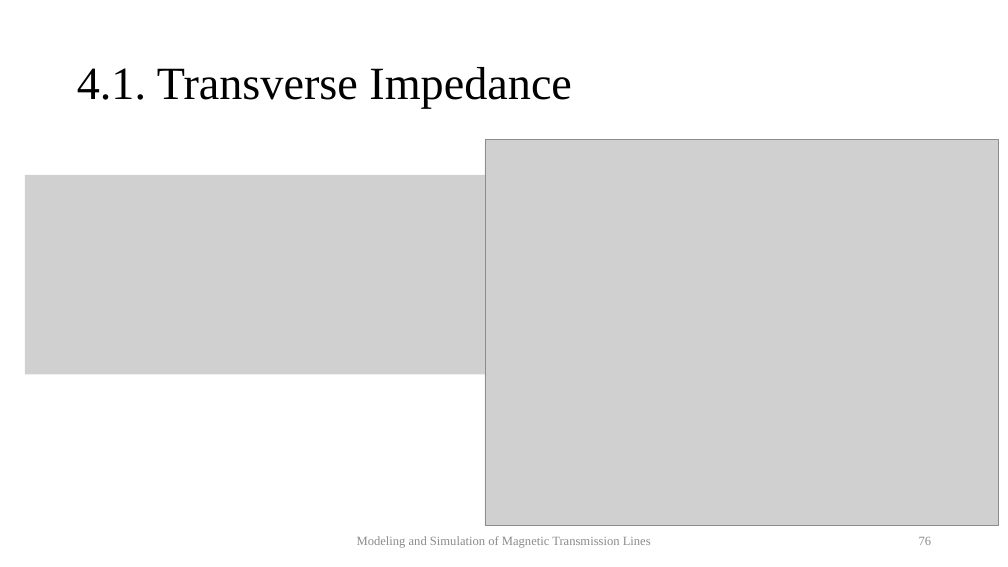
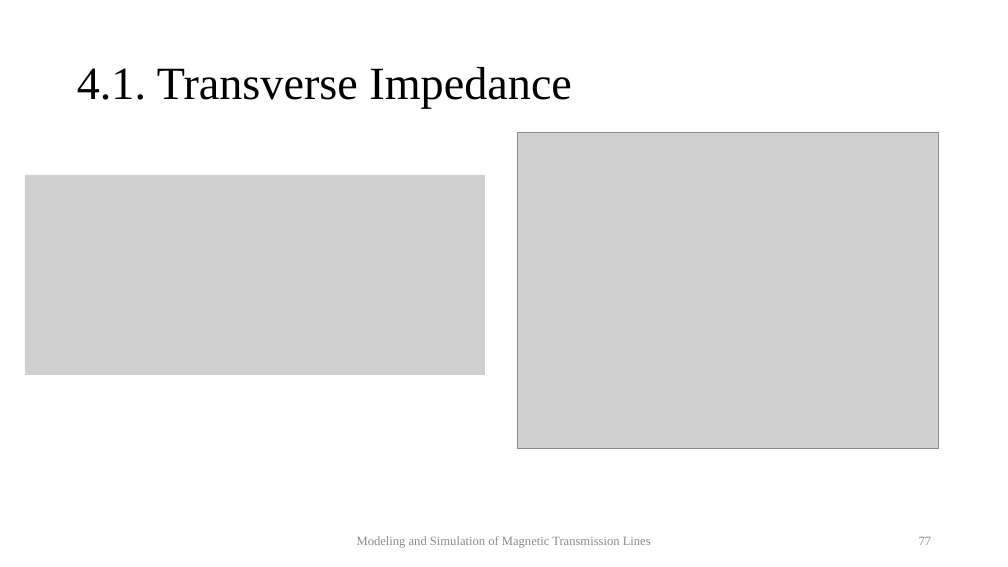
Before and after one commit to MuhammadShamaas1997/Electrical-Engineering, a slide deck: slide 77 of MS/Spring 2020/Thesis/Magnetic Transmission Lines/Thesis Final Presentation.pptx (slide 76 before the commit). Drawn at 1008x567 pixels with LibreOffice and Linux fonts; fonts in the diff are those of the drawing; grey boxes stand for pictures. Boxes give left, top, right and bottom in pixels: in the first picture for what was removed or moved away, otherwise in the second. Text is boxed around its words. In the diff, an @@ line names an element or a change of style, - is before the commit and + after.

```diff
--- a/MS/Spring 2020/Thesis/Magnetic Transmission Lines/Thesis Final Presentation.pptx
+++ b/MS/Spring 2020/Thesis/Magnetic Transmission Lines/Thesis Final Presentation.pptx
@@ picture: place and size @@
-picture at (485, 140, 999, 526)
+picture at (517, 132, 939, 449)
@@ page number at (919, 537, 932, 545): text changed @@
-76
+77
```
Also in this commit, not shown: 3 other slides changed, 1 slide added.
